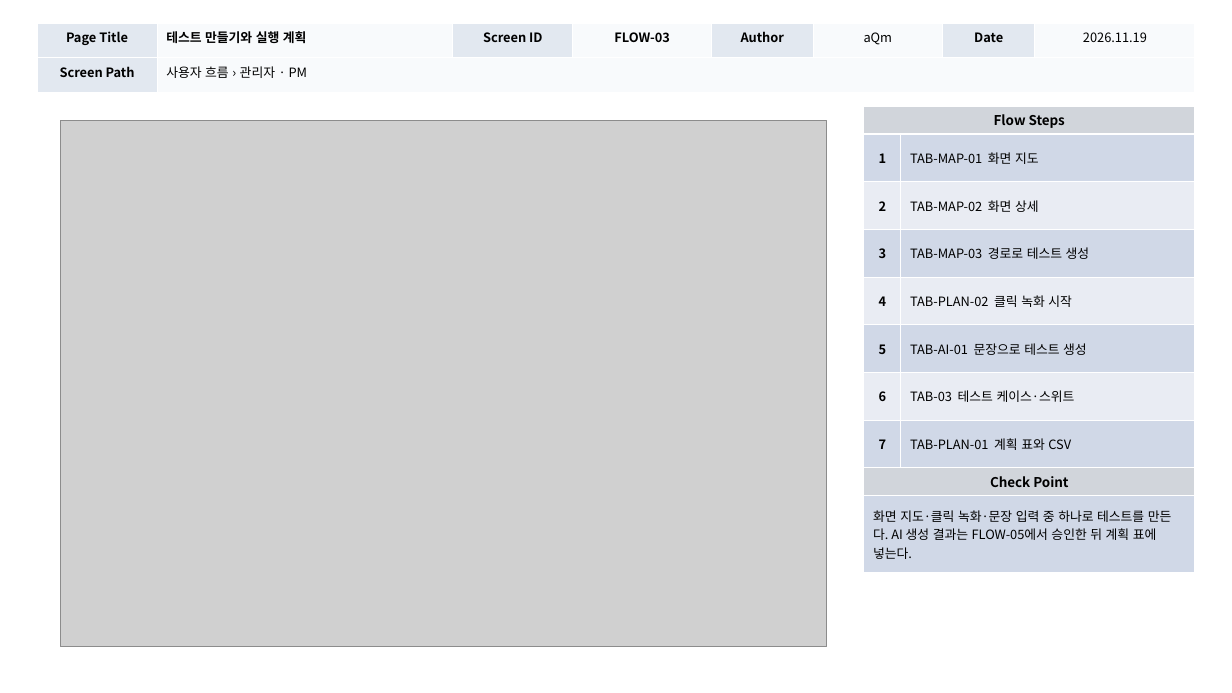
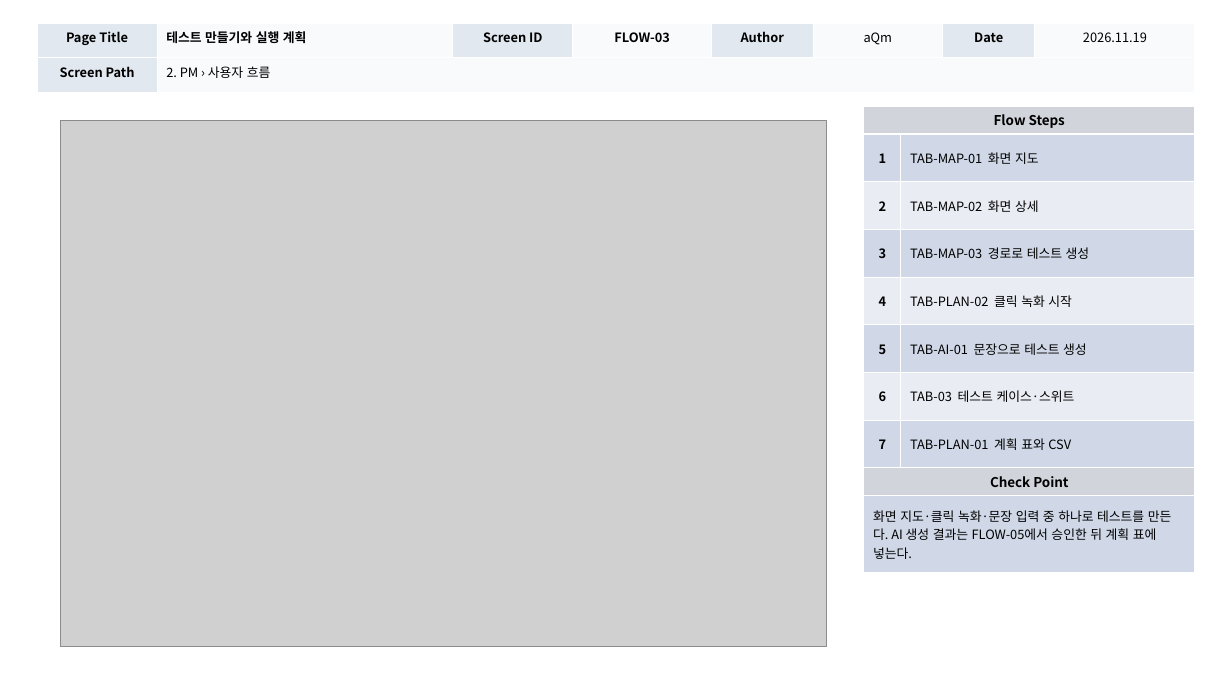
Before and after one commit to digitalist-corp/AI-TestOps, a slide deck: slide 27 of docs/aQm-산출물/AI-TestOps_UI설계서_(v1.0)_20261119.pptx (slide 16 before the commit). Drawn at 1232x693 pixels with LibreOffice and Linux fonts; fonts in the diff are those of the drawing; grey boxes stand for pictures. Boxes give left, top, right and bottom in pixels: in the first picture for what was removed or moved away, otherwise in the second. Text is boxed around its words. In the diff, an @@ line names an element or a change of style, - is before the commit and + after.

Commit message:
docs: UI 위치도 분리와 역할별 사용자 흐름 정리

```diff
--- a/docs/aQm-산출물/AI-TestOps_UI설계서_(v1.0)_20261119.pptx
+++ b/docs/aQm-산출물/AI-TestOps_UI설계서_(v1.0)_20261119.pptx
@@ table at [37,23,1195,92] @@
-row 2, column 2: 사용자 흐름 › 관리자 · PM
+row 2, column 2: 2. PM › 사용자 흐름
```
Also in this commit, not shown: 45 other slides changed, 11 slides added.
